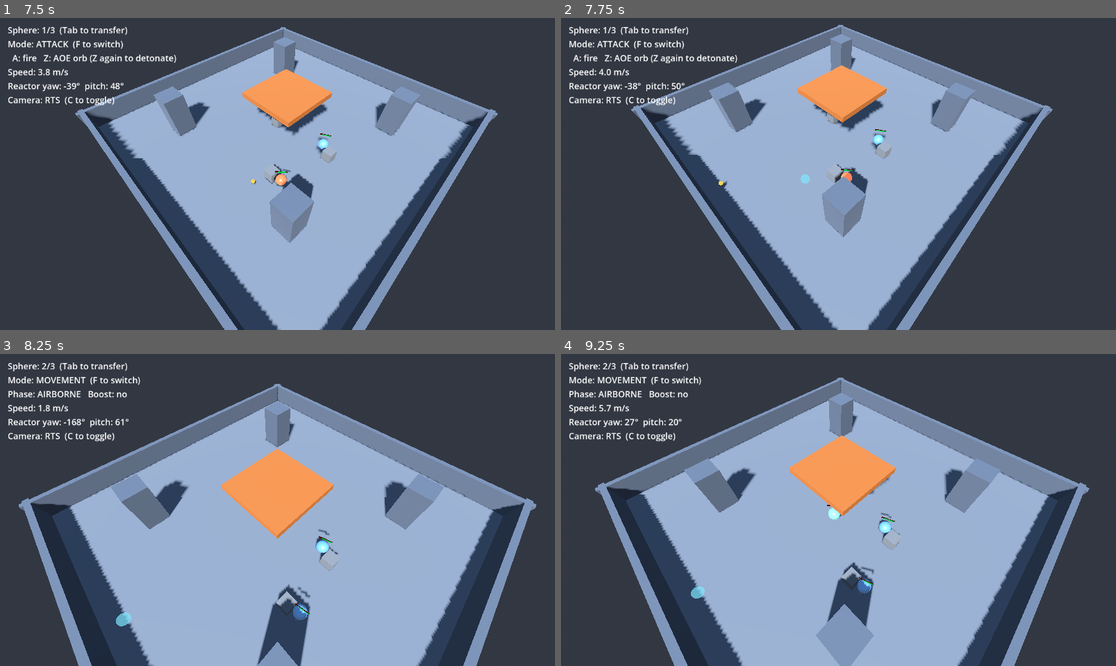
Above: before the commit, frames 1-4 (two rows, left to right).
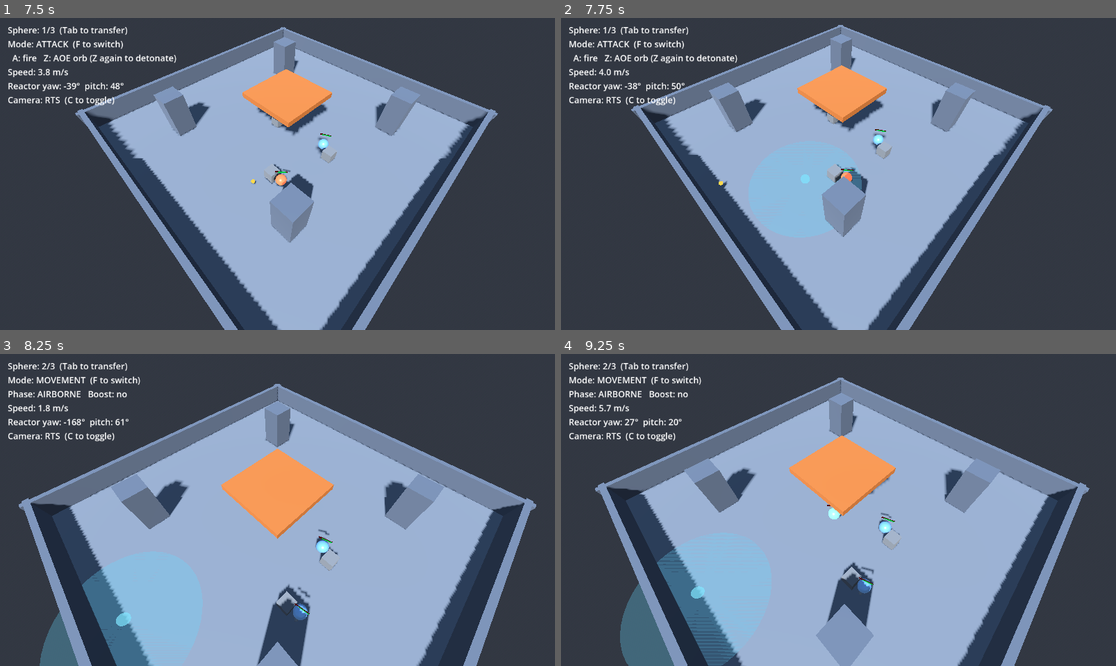
Above: after the commit, the same moments.

Repository: Thiiamas/Spheres
Game: Godot game, scene res://Main.tscn
Same seed, same stepped clock (60 frames per second), same inputs: the game is played once before the commit and once after it.
Inputs (mouse positions are in pixels of both pictures, inside the frame that each line leads up to):
- Up to frame 1 (7.5 s): tap Enter (ui_accept) at 0.5 s; move the mouse to (305, 174) at 0.52 s; hold D (move_right) 0.53-1.28 s; tap Z (aoe) at 0.6, 1.35, 2.3, 3.05, 3.8, 4.55, 5.3, 6.05, 6.8 s; tap Space (jump) at 0.77, 1.52, 3.02, 3.77, 4.52, 6.02, 6.77 s; move the mouse to (249, 174) at 1.27 s; hold S (move_back) 1.28-2.03 s; move the mouse to (288, 167) at 2.02 s; hold D (move_right) 2.03-3.53 s; tap A (attack) at 2.1 s; move the mouse to (271, 180) at 2.77 s; tap Shift (boost) at 2.85 s; move the mouse to (316, 177) at 3.52 s; hold Q (move_left) 3.53-5.03 s; tap Down (cam_pan_down) at 3.6 s; move the mouse to (233, 170) at 4.27 s; tap Left (cam_pan_left) at 4.35 s; move the mouse to (283, 174) at 5.02 s; hold S (move_back) 5.03-5.78 s; tap Right (cam_pan_right) at 5.1 s; move the mouse to (255, 167) at 5.77 s; hold D (move_right) from 5.78 s (still down); tap Up (cam_pan_up) at 5.85 s; move the mouse to (305, 174) at 6.52 s; hold C (camera_toggle) 6.53-7.28 s; move the mouse to (166, 189) at 7.27 s; tap F (mode_toggle) at 7.35 s; click (166, 189) at 7.42 s
- Up to frame 2 (7.75 s): keep holding D (move_right); tap Space (jump) at 7.52 s; tap Z (aoe) at 7.55 s
- Up to frame 3 (8.25 s): move the mouse to (333, 441) at 8.02 s; release D (move_right) at 8.03 s; hold S (move_back) from 8.03 s (still down); hold Tab (transfer) from 8.03 s (still down)
- Up to frame 4 (9.25 s): tap Z (aoe) at 8.3, 8.85 s; move the mouse to (810, 572) at 8.77 s; release S (move_back) at 8.78 s; release Tab (transfer) at 8.78 s; hold Q (move_left) from 8.78 s (still down); tap Space (jump) at 9.02 s

Frame 1 is identical in both runs. In frame 2, 0.1% of the frame differs, in the area x 48-55%, y 46-56%; in frame 3, 2.3%; in frame 4, 3.4%, in the area x 10-32%, y 62-100%.

Commit message:
Show AOE blast radius with a ground ring on the orb
Add a RadiusRing (thin translucent disc) to AoeOrb, scaled to aoe_radius and
pinned flat to the ground (ground_y + 0.02) beneath the orb as it travels, so
the blast footprint is visible while aiming.

Verified headless: ring scales to the radius (5.0) and tracks the ground (y=0.02).

Co-Authored-By: Claude Opus 4.8 <noreply@anthropic.com>

Diff:
--- a/AoeOrb.gd
+++ b/AoeOrb.gd
@@ -15,6 +15,11 @@
 var damage: float = 35.0
 var blast_scene: PackedScene
 
+## Ground height the radius ring sits on (arena floor top).
+@export var ground_y: float = 0.0
+
+@onready var _ring: MeshInstance3D = $RadiusRing
+
 var _target: Vector3
 var _fuse_left: float = 2.0
 var _exploded: bool = false
@@ -29,6 +34,9 @@
 	travel_speed = p_speed
 	blast_scene = p_blast
 	_fuse_left = p_fuse
+	# Ring mesh is unit radius; scale it to show the real blast footprint.
+	if _ring:
+		_ring.scale = Vector3(radius, 1.0, radius)
 
 
 ## Request detonation now (recast). Defers to the next physics step.
@@ -42,6 +50,10 @@
 	var dist := to.length()
 	if dist > 0.05:
 		global_position += to / dist * minf(travel_speed * delta, dist)
+
+	# Keep the radius ring flat on the ground beneath the orb.
+	if _ring:
+		_ring.global_position = Vector3(global_position.x, ground_y + 0.02, global_position.z)
 
 	_fuse_left -= delta
 	if _fuse_left <= 0.0:
--- a/AoeOrb.tscn
+++ b/AoeOrb.tscn
@@ -15,8 +15,28 @@
 radius = 0.4
 height = 0.8
 
+[sub_resource type="StandardMaterial3D" id="Mat_ring"]
+transparency = 1
+shading_mode = 0
+cull_mode = 2
+albedo_color = Color(0.4, 0.85, 1, 0.16)
+emission_enabled = true
+emission = Color(0.45, 0.9, 1, 1)
+emission_energy_multiplier = 1.4
+
+[sub_resource type="CylinderMesh" id="Mesh_ring"]
+material = SubResource("Mat_ring")
+top_radius = 1.0
+bottom_radius = 1.0
+height = 0.04
+radial_segments = 48
+rings = 1
+
 [node name="AoeOrb" type="Node3D"]
 script = ExtResource("1_orb")
 
 [node name="MeshInstance3D" type="MeshInstance3D" parent="."]
 mesh = SubResource("Mesh_orb")
+
+[node name="RadiusRing" type="MeshInstance3D" parent="."]
+mesh = SubResource("Mesh_ring")
Not shown: 1 places in AoeOrb.tscn that only renumber resources
Not shown, added: Docs/GAME_DEV_STEP_VISUALS_AND_LEVEL.md
Not shown, changed: Docs/phase4_loop.md
